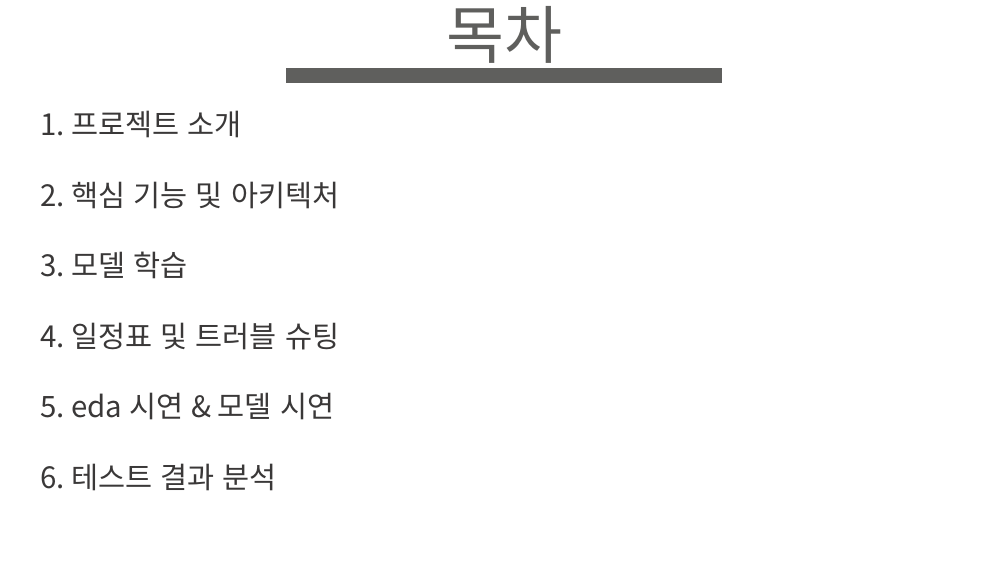
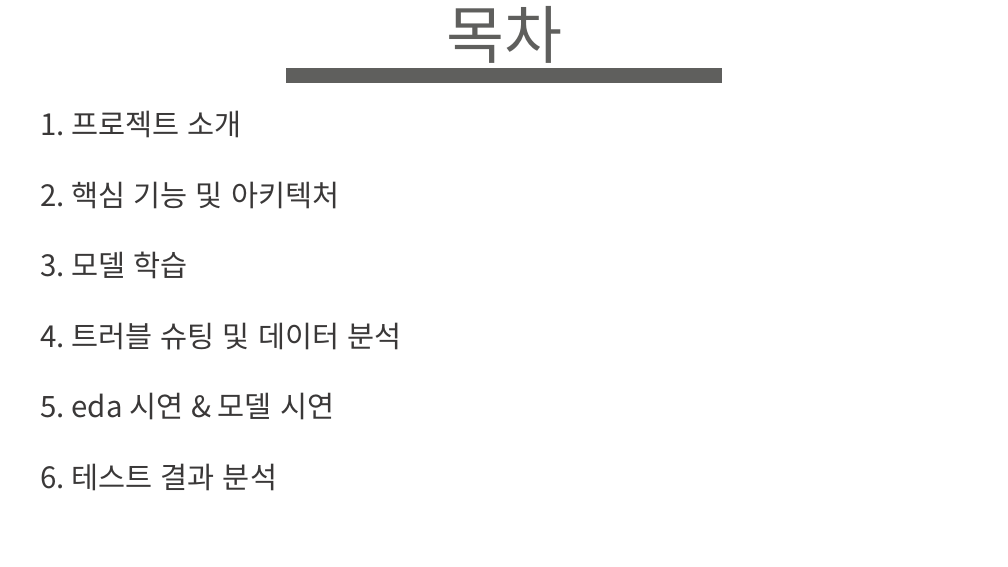
Before and after one commit to NararaDak/EntryPrj, a slide deck: slide 2 of files/Best_One_Team_project.pptx. Drawn at 1008x567 pixels with LibreOffice and Linux fonts; fonts in the diff are those of the drawing; background and template pictures are left out. Boxes give left, top, right and bottom in pixels: in the first picture for what was removed or moved away, otherwise in the second. Text is boxed around its words. In the diff, an @@ line names an element or a change of style, - is before the commit and + after.

```diff
--- a/files/Best_One_Team_project.pptx
+++ b/files/Best_One_Team_project.pptx
@@ text at box(41, 322, 401, 350): text changed @@
-4. 일정표 및 트러블 슈팅
+4. 트러블 슈팅 및 데이터 분석
```
Also in this commit, not shown: 1 other file.
